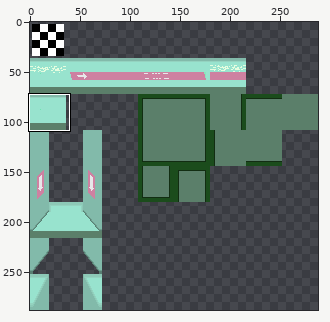
Two versions of one sprite sheet, CasaDesDiamantes/tilesets/powerplantTiles/output_tileset.png. Above, an overview of the earlier version with the close-up marked.
Close-up. Before the edit:
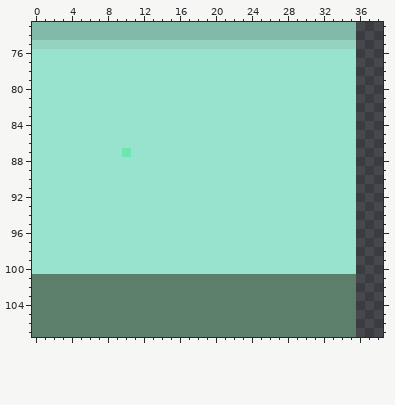
The file is 288x288 pixels. Shown: x 0..38, y 73..107. The commit also changed other parts of the picture, which this record leaves out.
New version:
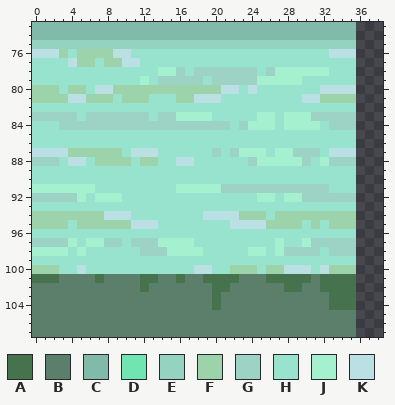
Palette (. is transparent): A #47724e  B #5b7f6a  C #82baaa  D #70e5b2  E #94d3c0  F #9dd3ab  G #9dd3c4  H #98e3ce  J #a5f0ce  K #bae0e3
From old to new:
Changed rows in their new state; - is an unchanged pixel.
first column x 0:
 76 KKKF-FFFFKK----------------------KKK
 77 ----KFF-FFKK------------------------
 78 --------------JJG-GGGGGGG-GJJJJJJ---
 79 ------------J-GGGGG-GGGGGJJJJJ------
 80 FFF-FF-KKFFFFFFFFFFFFKK-K-------KKKK
 81 FFFFKKFFF-FFF---FFKKK---------KKFFFF
 83 GGGGG-GGGGGGG-GGJJJJ-----JJ-JJJGGGGG
 84 ---GGGGGGGGGGGGGGGGGGG-GJJJ-JJJJ-GGG
 87 KKKKFFFFFFHKKK------G-GJJJ-JJGGG-KKK
 88 GGG-KK-FFFF-FF--KK------GJJJJJG-JGGG
 91 JJJJJJJ---------JJJJJGGGGGGGGGGGG---
 92 GGGGGJ-JJJ---------------JJ-JJGGGGGG
 94 FFFFFFFFKKK--------KKKKFFF-FFFFFFFFF
 95 FFFF-FFFFFFKKK--------KKKKFFFF-F-FFF
 97 GGGGJ-JJGG-GGGJJJJ---------J--JGGGGG
 98 JJJJ-J------GGGJJJJ-----JJ-JGGGG-GGG
100 FFF--K------------KK--FFF-FFKKK-KFFF
101 AAA----A----AA--A--AAAA---AAAAA-AAAA
102 ------------A-------AA------AA--AAAA
103 --------------------A------------AAA
104 --------------------A------------AAA
